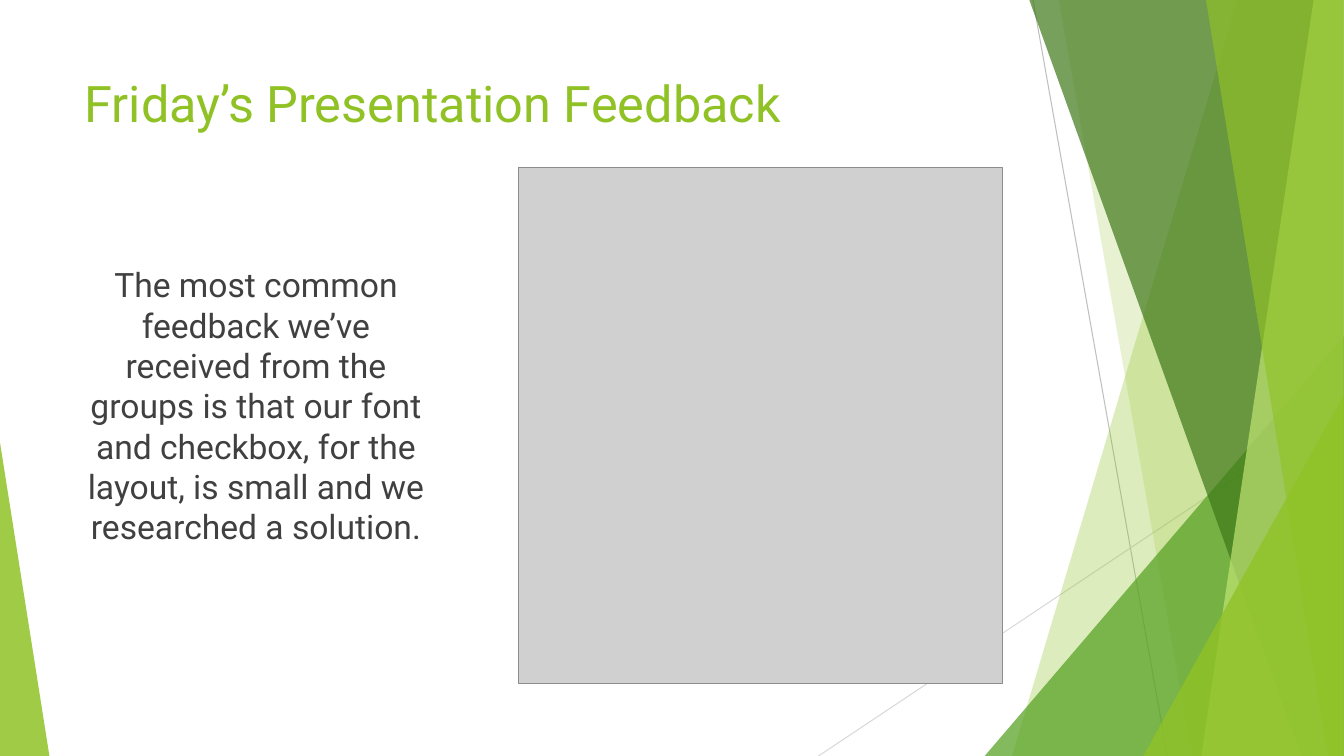
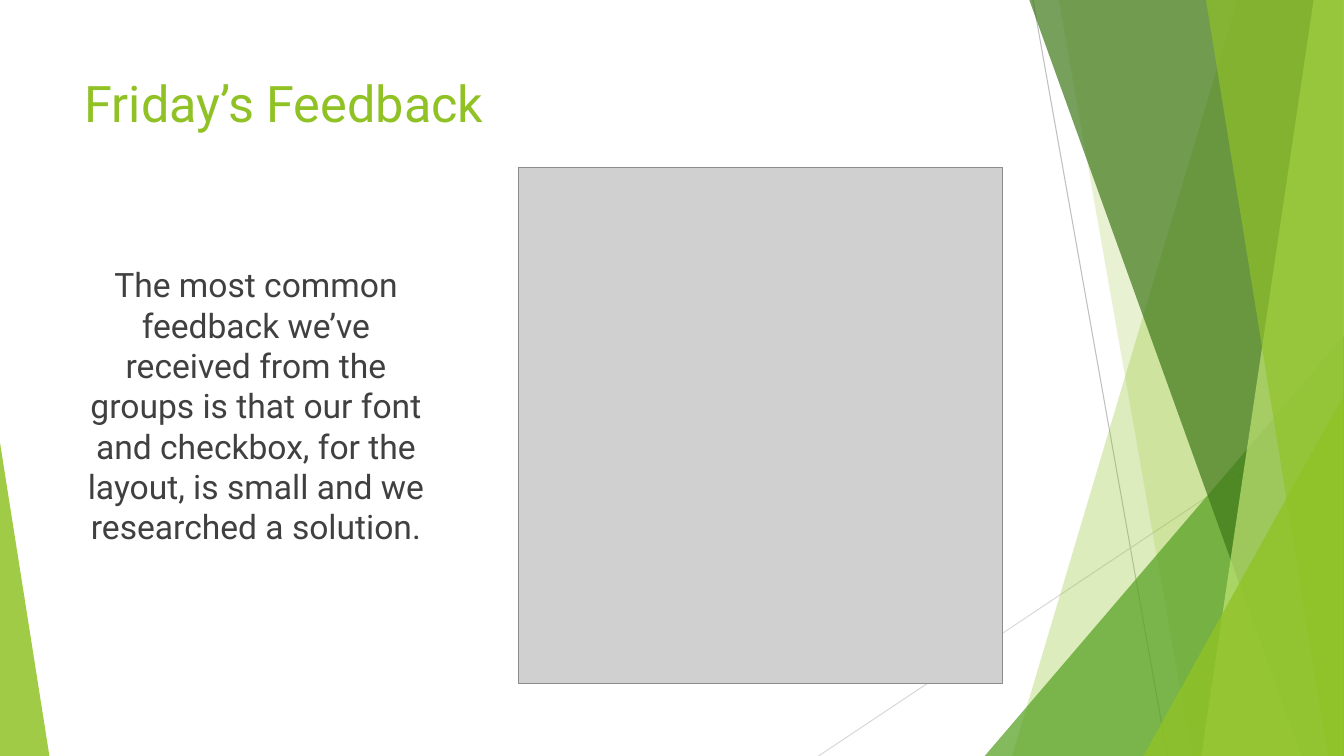
Before and after one commit to AustinBCIT/MVF, a slide deck: slide 10 of Monday May 8th Presentation.pptx. Drawn at 1344x756 pixels with LibreOffice and Linux fonts; fonts in the diff are those of the drawing; grey boxes stand for pictures. Boxes give left, top, right and bottom in pixels: in the first picture for what was removed or moved away, otherwise in the second. Text is boxed around its words. In the diff, an @@ line names an element or a change of style, - is before the commit and + after.

```diff
--- a/Monday May 8th Presentation.pptx
+++ b/Monday May 8th Presentation.pptx
@@ title at (x1=85, y1=84, x2=484, y2=133): text changed @@
-Friday’s Presentation Feedback
+Friday’s Feedback
```
Also in this commit, not shown: 1 slide added, 2 slides removed, 1 other file.
